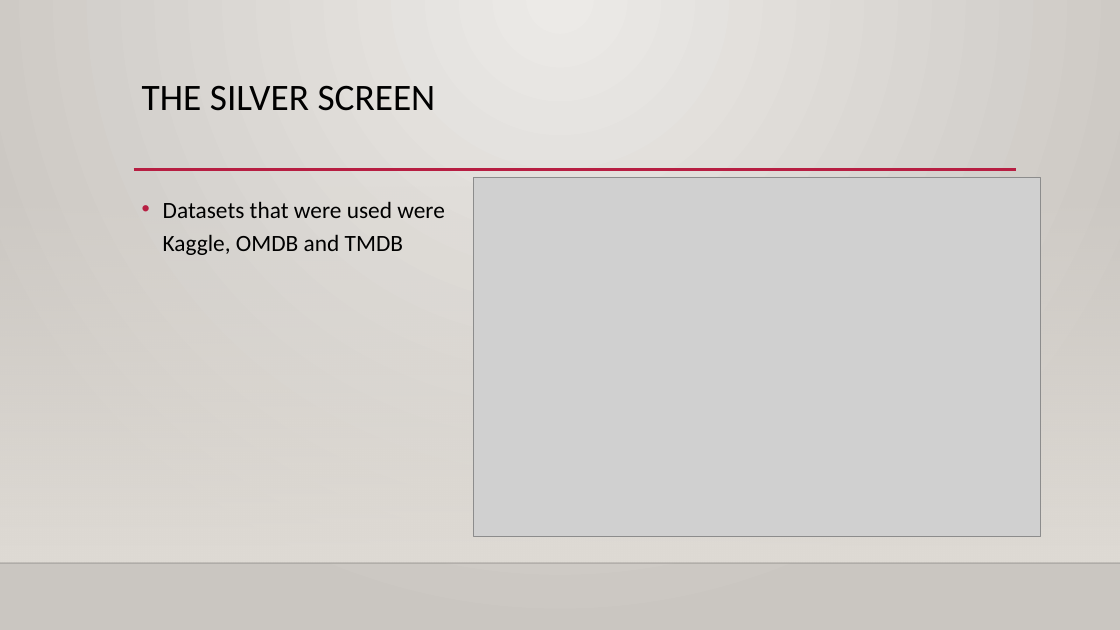
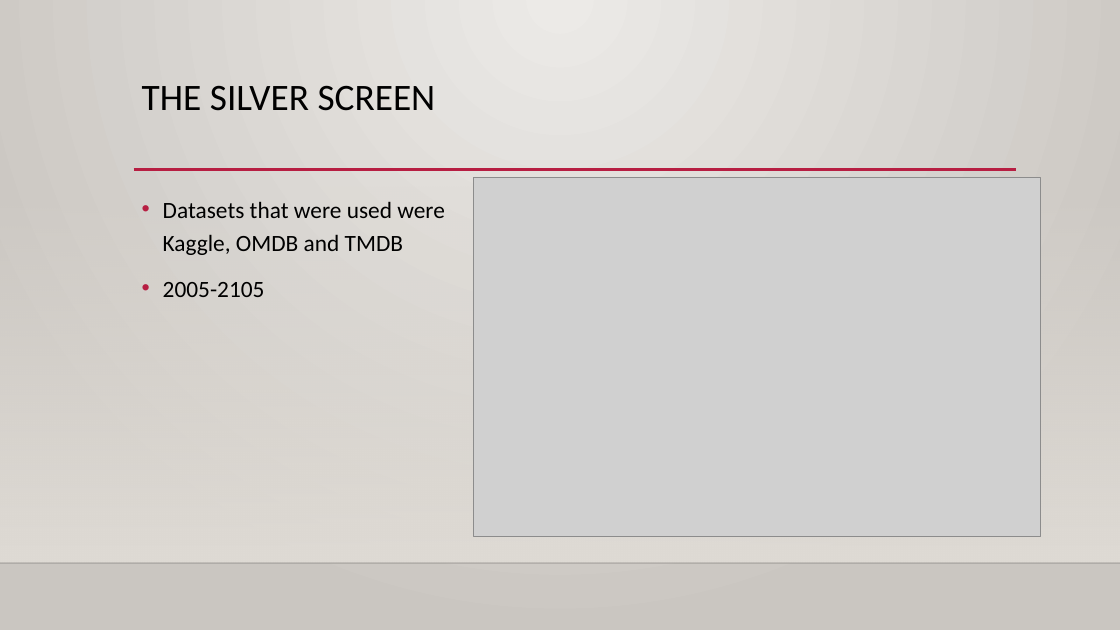
Before and after one commit to audlamb/TheSilverScreenProject, a slide deck: slide 3 of The Silver screen Group Projectv1.pptx. Drawn at 1120x630 pixels with LibreOffice and Linux fonts; fonts in the diff are those of the drawing; grey boxes stand for pictures; background and template pictures are left out. Boxes give left, top, right and bottom in pixels: in the first picture for what was removed or moved away, otherwise in the second. Text is boxed around its words. In the diff, an @@ line names an element or a change of style, - is before the commit and + after.

```diff
--- a/The Silver screen Group Projectv1.pptx
+++ b/The Silver screen Group Projectv1.pptx
@@ text at (163, 282, 265, 297): paragraph added @@
+• 2005-2105
```
Also in this commit, not shown: 1 other slide changed.
